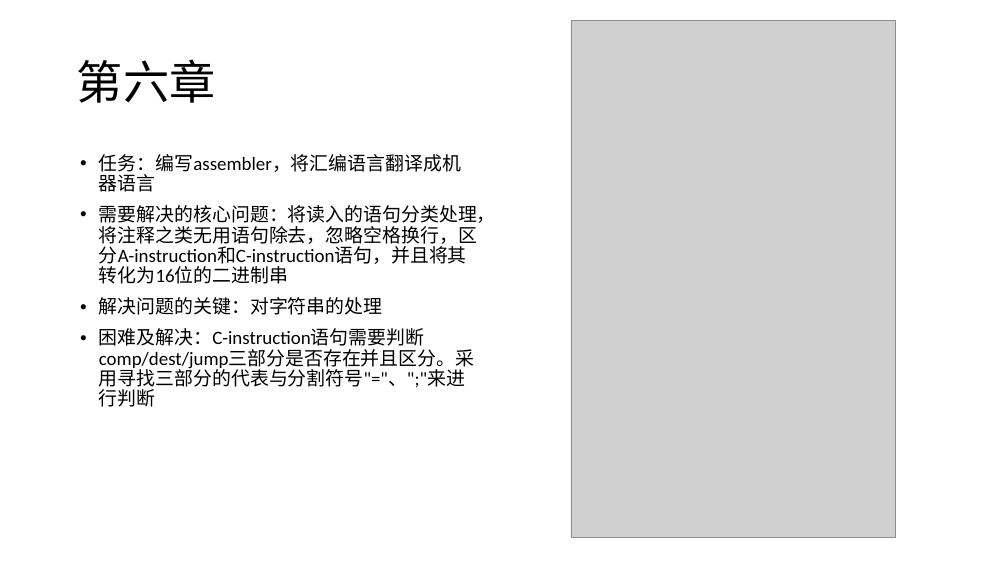
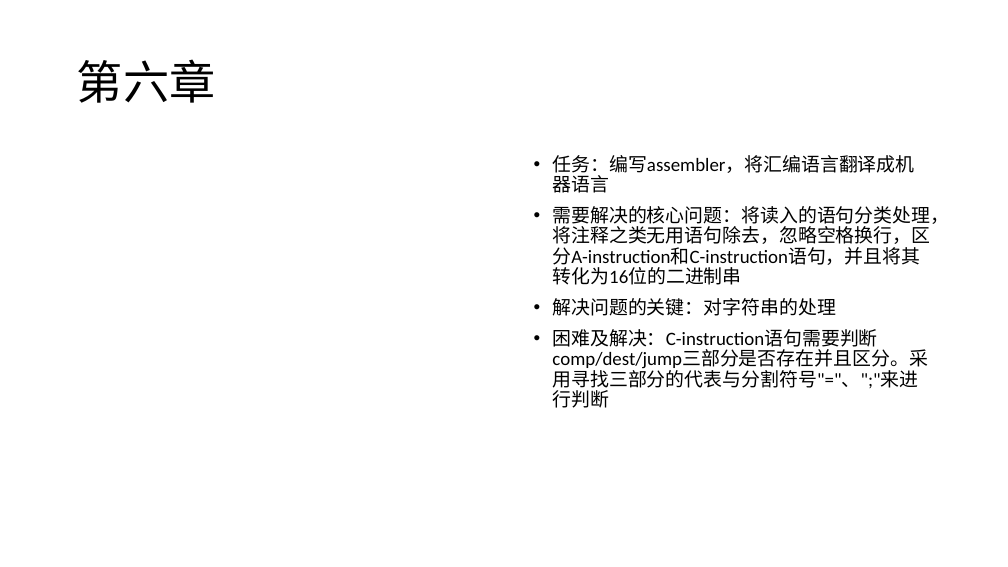
Before and after one commit to jisuansiwei2017/SDCT-2017-Fall, a slide deck: slide 3 of weekly_report/group5/逻辑模型模板第五组wk2.pptx. Drawn at 1008x567 pixels with LibreOffice and Linux fonts; fonts in the diff are those of the drawing; grey boxes stand for pictures. Boxes give left, top, right and bottom in pixels: in the first picture for what was removed or moved away, otherwise in the second. Text is boxed around its words. In the diff, an @@ line names an element or a change of style, - is before the commit and + after.

```diff
--- a/weekly_report/group5/逻辑模型模板第五组wk2.pptx
+++ b/weekly_report/group5/逻辑模型模板第五组wk2.pptx
@@ picture removed at (x1=571, y1=20, x2=895, y2=537) @@
@@ text "任务：编写assembler，将汇编语言翻译成机器语言" moved from (x1=99, y1=154, x2=496, y2=407) to (x1=552, y1=155, x2=949, y2=408) @@
```
Also in this commit, not shown: 1 other slide changed, 1 other file.
